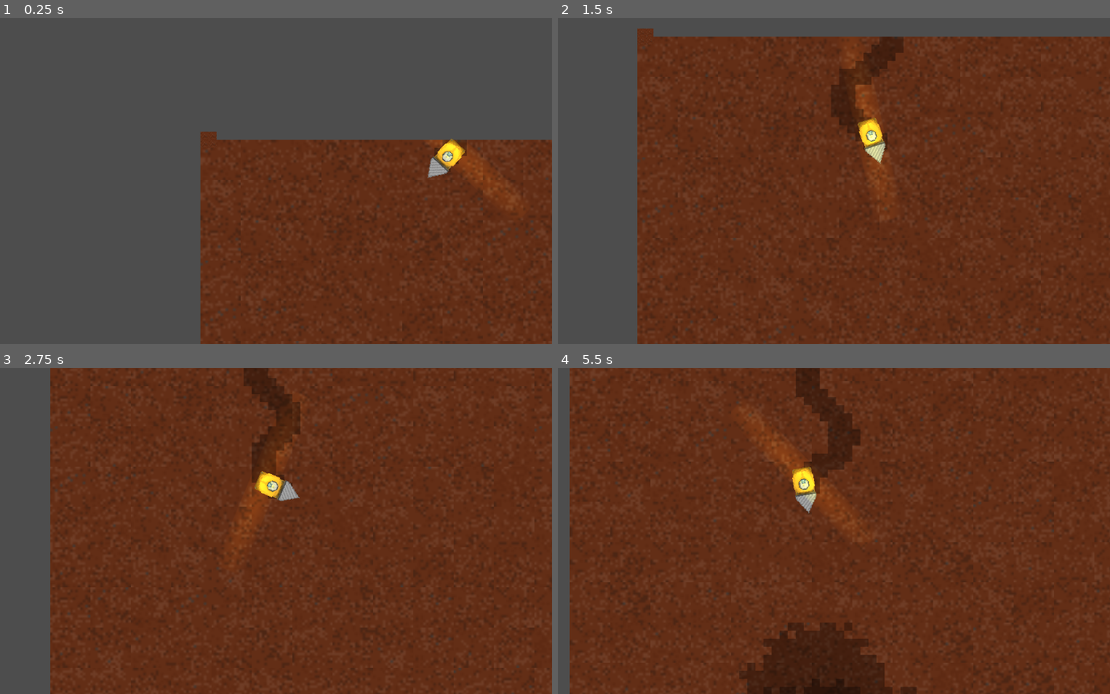
Above: before the commit, frames 1-4 (two rows, left to right).
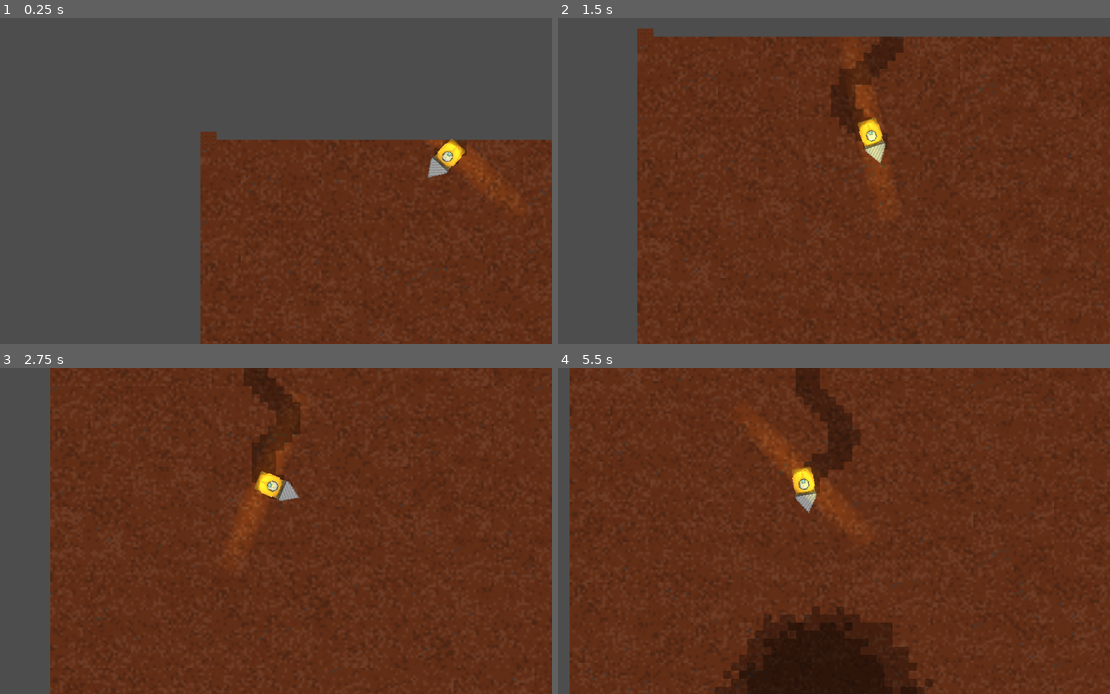
Above: after the commit, the same moments.

Repository: F1ejm/Bratislava_GameJam
Game: Godot game, scene res://Main/Main.tscn
Same seed, same stepped clock (60 frames per second), same inputs: the game is played once before the commit and once after it.
Inputs (mouse positions are in pixels of both pictures, inside the frame that each line leads up to):
- Up to frame 1 (0.25 s): no input
- Up to frame 2 (1.5 s): move the mouse to (949, 164) at 0.52 s; move the mouse to (701, 197) at 1.27 s
- Up to frame 3 (2.75 s): move the mouse to (320, 459) at 2.02 s
- Up to frame 4 (5.5 s): move the mouse to (789, 596) at 2.77 s; move the mouse to (994, 579) at 3.52 s; move the mouse to (646, 482) at 4.27 s; move the mouse to (850, 531) at 5.02 s

The runs differ from the first frame. In frame 1, 0.4% of the frame differs, in the area x 36-100%, y 49-100%; in frame 2, 0.8%; in frame 3, 1.1%; in frame 4, 4.5%, in the area x 2-100%, y 0-100%.

Commit message:
zmiany w cave spawn i background generatoion

Diff:
--- a/Main/main.gd
+++ b/Main/main.gd
@@ -3,5 +3,6 @@
 @onready var upgrade: Control = $CanvasLayer/Upgrade
 
 func upgradesmenuopen():
-	upgrade.show()
-	get_tree().paused = true
+	pass
+	#upgrade.show()
+	#get_tree().paused = true
--- a/background/back/background.gd
+++ b/background/back/background.gd
@@ -3,12 +3,10 @@
 @export var tile: TileMap
 @export var player : CharacterBody2D
 
-@export var hight:=  70
-@export var width:= 60
+@export var hight:=  10
+@export var width:= 90
 
 func _process(delta: float) -> void:
-	#if player.position.y == marker.position.y:
-		#print("fd")
 	for h in hight:
 		for w in width:
 			tile.set_cell(0,Vector2i(w,player.position.y+h+50),0,Vector2(randi_range(0,7),randi_range(2,7)),0)
@@ -16,6 +14,6 @@
 func _ready() -> void:
 	global_position = Vector2(0,0)
 	player.position.x = 500
-	for h in hight:
+	for h in 100:
 		for w in width:
 			tile.set_cell(0,Vector2i(w,h),0,Vector2(randi_range(0,7),randi_range(2,7)),0)
--- a/background/cave/cave.gd
+++ b/background/cave/cave.gd
@@ -52,7 +52,7 @@
 
 func _on_timer_timeout() -> void:
 	var x = randi_range(-1,1)*(randi_range(100,400))
-	var y = (randi_range(300,800))
+	var y = (randi_range(400,500))
 	var pos = tile.local_to_map(Vector2(player.position)+Vector2(x,y))
 	draw_rough_circle(pos,13)
 
Not shown: 1 places in Main/Main.tscn that only renumber resources
